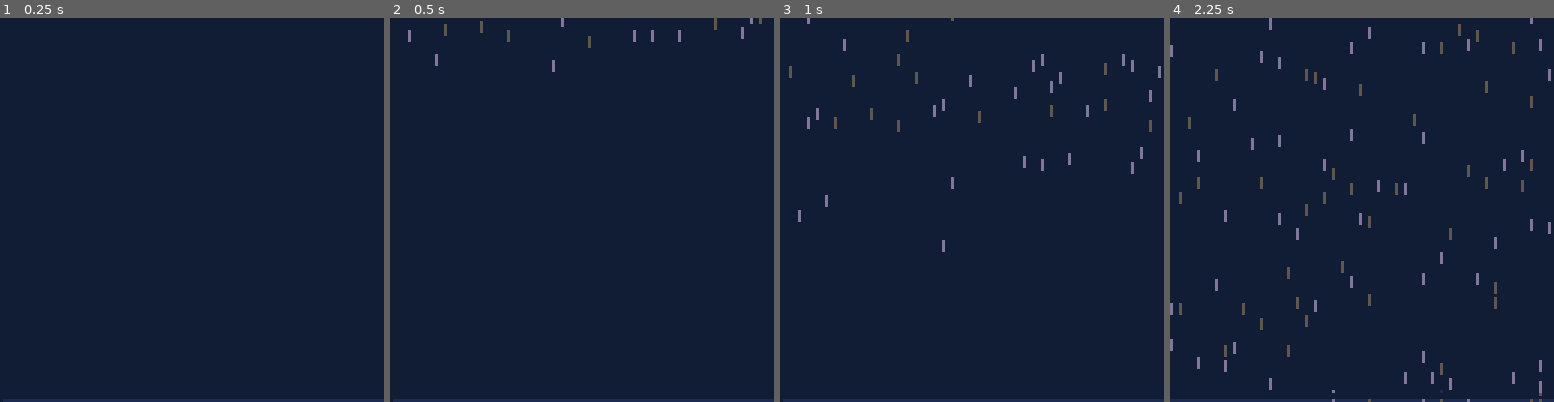
Above: before the commit, frames 1-4 (left to right).
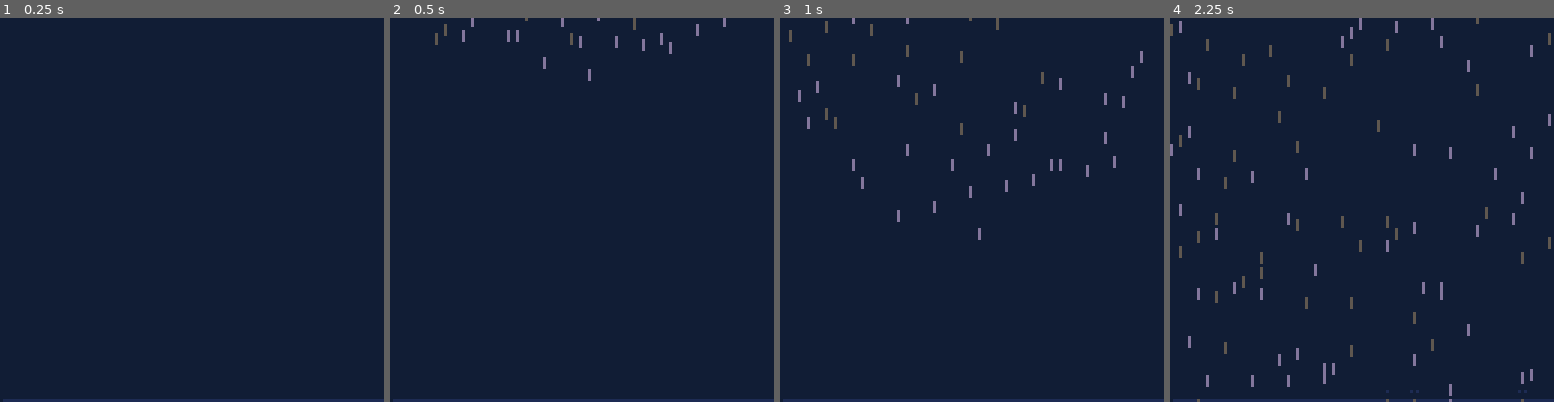
Above: after the commit, the same moments.

Repository: broquaint/pico8-carts
Game: PICO-8 cartridge rain.p8
Two runs of this game, one before a commit and one after it. Both use one fixed random seed, a clock stepped at 60 frames per second and the inputs below.
Inputs:
- Up to frame 1 (0.25 s): no input
- Up to frame 2 (0.5 s): no input
- Up to frame 3 (1 s): no input
- Up to frame 4 (2.25 s): no input

Frame 1 is identical in both runs. In frame 2, 0.7% of the frame differs, in the area x 4-97%, y 0-17%; in frame 3, 1.8%; in frame 4, 4.3%, in the area x 0-100%, y 0-100%.

Commit message:
Add some variability to the wind

Diff:
--- a/rain.p8
+++ b/rain.p8
@@ -10,6 +10,7 @@
    frame_count = 1
    rain_particles = {}
    wind = 0
+   wind_force = 1
 end
 
 splash_map = {
@@ -17,7 +18,7 @@
 }
 function animate_rain(obj)
    while obj.y < 125 do
-      local wind_speed = is_slow(obj) and rnd()*0.5 or rnd()
+      local wind_speed = is_slow(obj) and wind_force*0.5 or wind_force
       obj.x += wind > 0 and wind*wind_speed or 0
       obj.y += obj.speed
       yield()
@@ -38,7 +39,7 @@
 end
 
 function rand_tile_x()
-   local x = -96+randx(224)
+   local x = -128+randx(256)
    x = x - (x % 3)
    function occupies_tile(p)
       return p.y < 1 and p.x == x
@@ -54,7 +55,7 @@
    run_animations()
 
    if frame_count % 20 == 0 then
-      for i = 1,30 do
+      for i = 1,40 do
          local rp = make_obj({
                x = rand_tile_x(),
                y = -randx(20),
@@ -69,7 +70,11 @@
       end
    end
 
-   if frame_count % 360 == 0 then
+   if frame_count % 30 == 0 then
+      wind_force = -1+randx(2) + rnd()
+   end
+
+   if frame_count % 300 == 0 then
       local dir = wind == 0 and 1 or 0
       animate(function()
             local frames = 100
@@ -104,7 +109,8 @@
    else
       local c = is_slow(p) and slate or dusk
       local l = 3 --is_slow(p) and 3 or 4
-      line(p.x, p.y, p.x-wind, p.y-l, c)
+      local x2 = wind > 0.2 and p.x-wind_force or p.x
+      line(p.x, p.y, x2, p.y-l, c)
       if not is_slow(p) then
          pset(p.x, p.y, dusk)
       end
